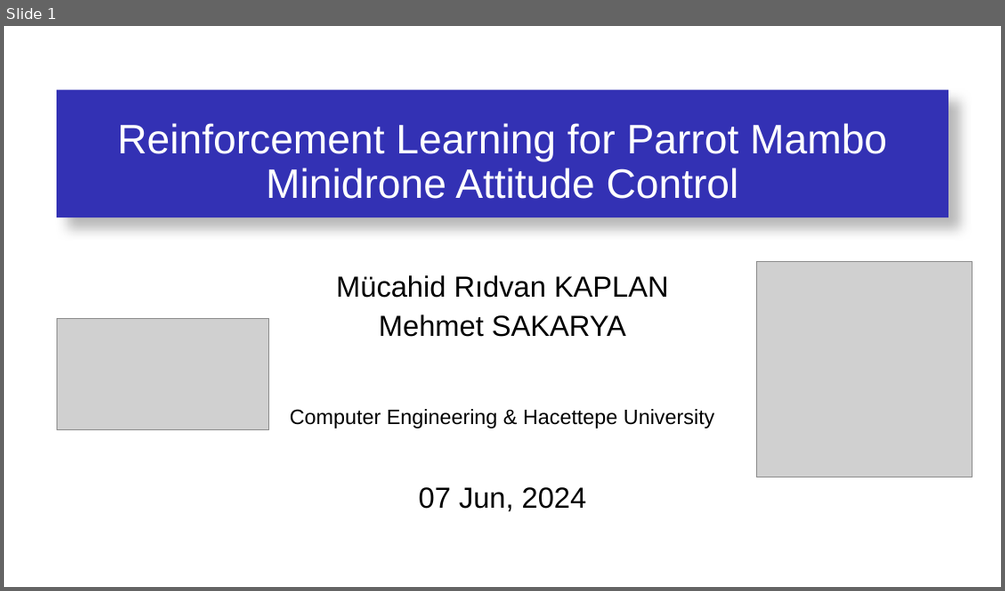
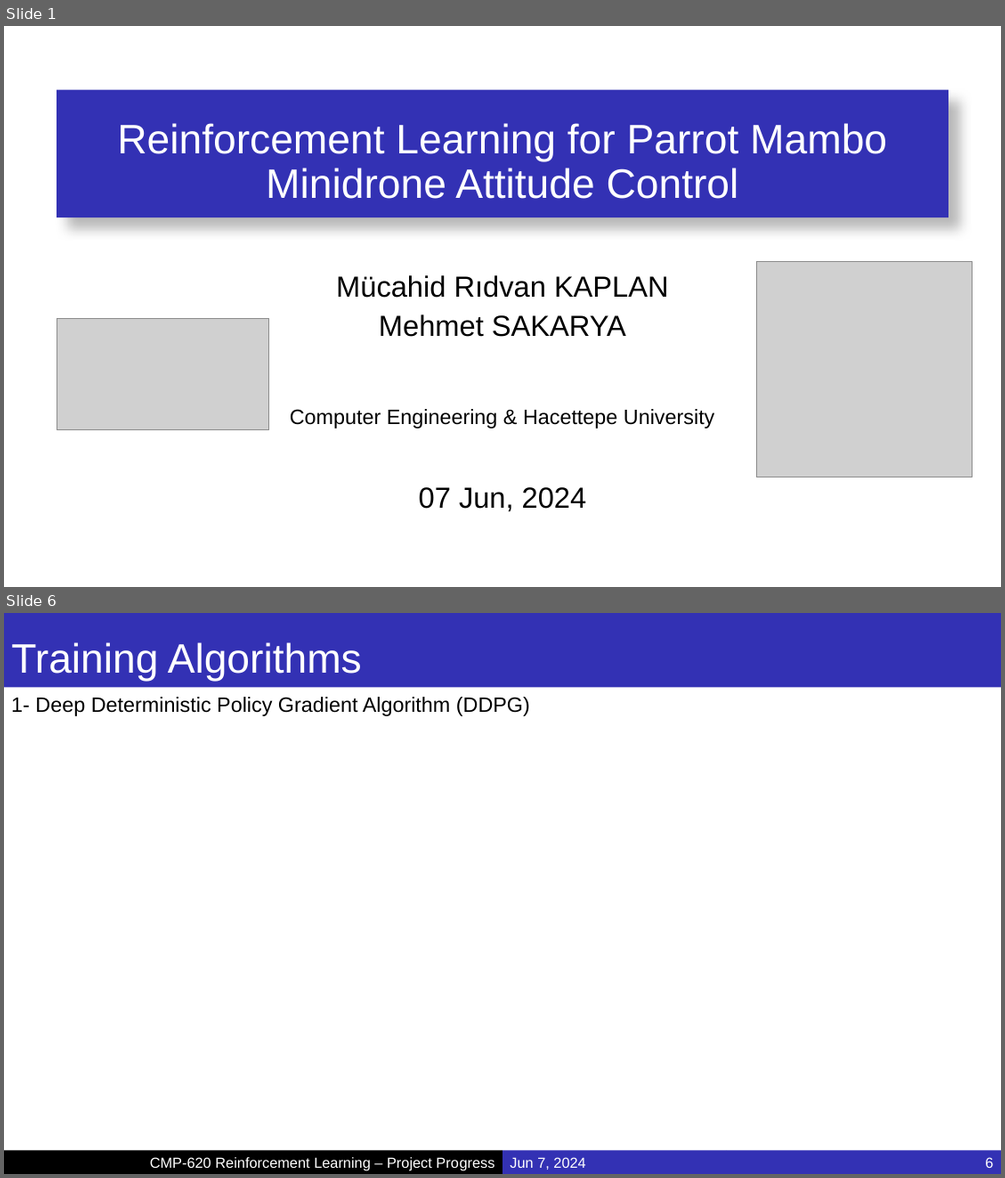
Before and after one commit to MucahidRidvanKaplan/ParrotQuadcopterRL, a slide deck: Presentations/Project_Final.pptx. Shown one above the other, each under a label of ours: slide 1 before the commit, slides 1 and 6 after it; the slides between them are not shown. The pictures are 1005x591 and 1005x1178 pixels, drawn with LibreOffice and Linux fonts; fonts in the diff are those of the drawing; grey boxes stand for pictures; background and template pictures are left out. Boxes give left, top, right and bottom in pixels: in the first picture for what was removed or moved away, otherwise in the second. Text is boxed around its words. In the diff, an @@ line names an element or a change of style, - is before the commit and + after.

```diff
--- a/Presentations/Project_Final.pptx
+++ b/Presentations/Project_Final.pptx
@@ slide 6 added at [4,613,1001,1174], background #FFFFFF @@
@@ title added at [4,613,1001,687], fill #3331B4, 39.6 pt, text #FFFFFF @@
+Training Algorithms
@@ text added at [11,697,530,716], 20 pt, text #000000 @@
+1- Deep Deterministic Policy Gradient Algorithm (DDPG)
@@ rectangle added at [4,1150,502,1174], fill #000000, 14 pt, text #FFFFFF @@
+CMP-620 Reinforcement Learning – Project Progress
@@ rectangle added at [502,1150,727,1174], fill #3331B4, 14 pt, text #FFFFFF @@
+Jun 7, 2024
@@ page number added at [727,1150,1001,1174], fill #3331B4, 14 pt, text #FFFFFF @@
+6
```
Also in this commit, not shown: 5 slides changed, 15 other slides added.
